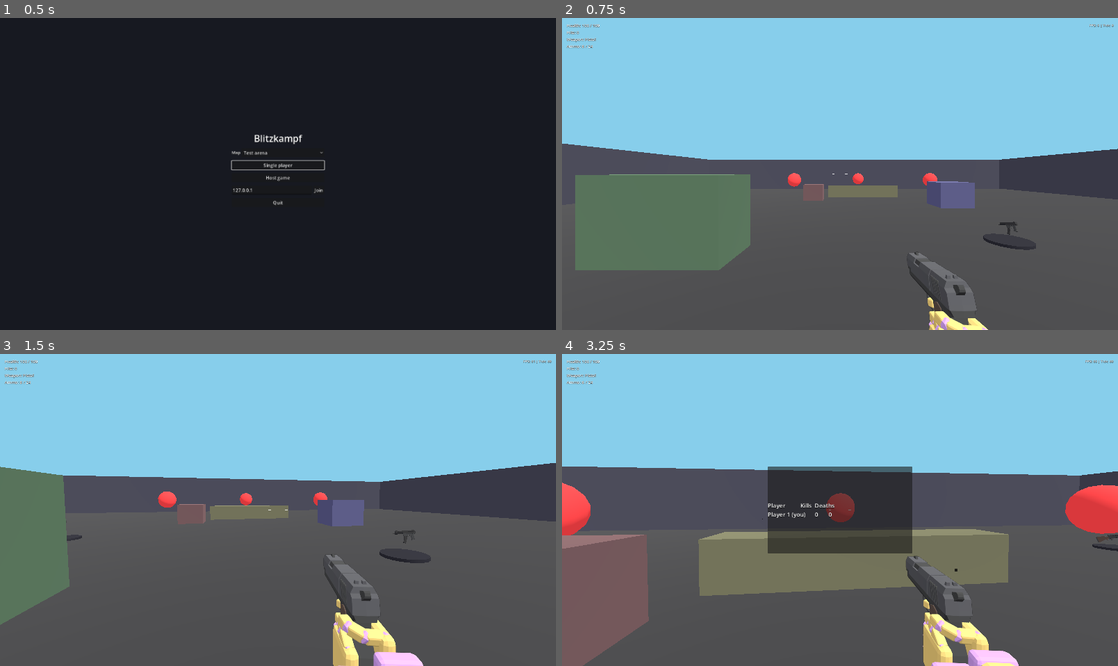
Above: before the commit, frames 1-4 (two rows, left to right).
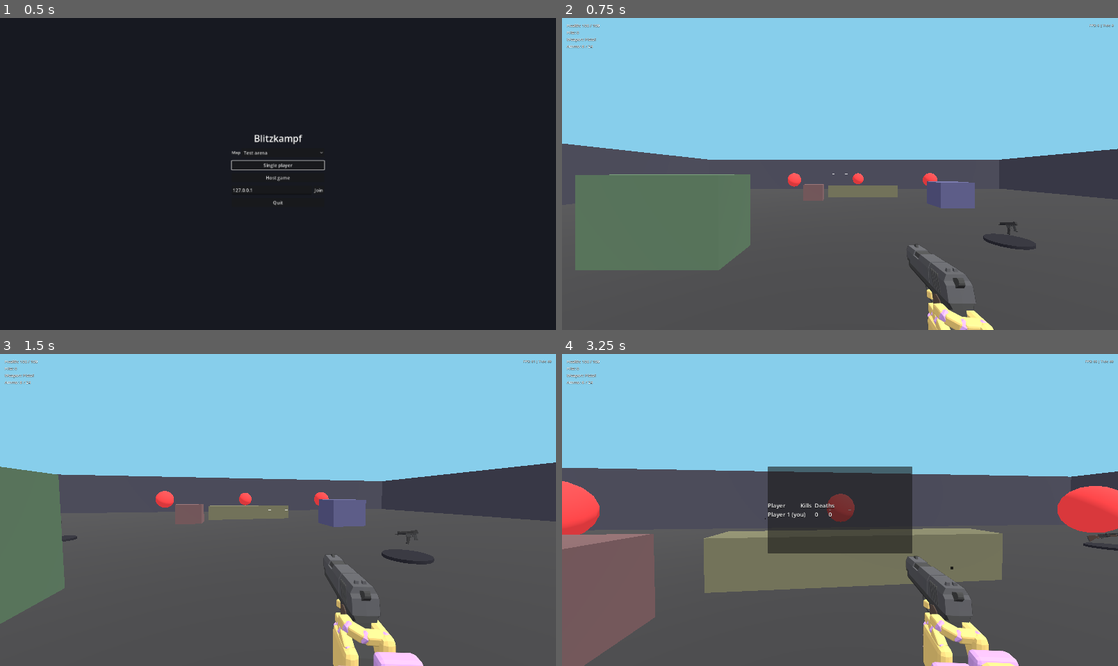
Above: after the commit, the same moments.

Repository: QuisVenator/blitzkampf-godot
Game: Godot game, scene res://scenes/ui/main_menu.tscn
Same seed, same stepped clock (60 frames per second), same inputs: the game is played once before the commit and once after it.
Inputs (mouse positions are in pixels of both pictures, inside the frame that each line leads up to):
- Up to frame 1 (0.5 s): no input
- Up to frame 2 (0.75 s): click "Single player" at 0.5 s
- Up to frame 3 (1.5 s): move the mouse to (305, 510) at 1.27 s; hold W (move_forward) from 1.28 s (still down); right-click (305, 510) at 1.35 s
- Up to frame 4 (3.25 s): keep holding W (move_forward); tap Space (jump) at 1.52, 1.82, 2.27, 2.57 s; click (867, 510) at 1.55 s; move the mouse to (812, 510) at 2.02 s; click (812, 510) at 2.1 s; tap Tab (scoreboard) at 2.3 s; move the mouse to (851, 503) at 2.77 s; hold Tab (scoreboard) from 2.78 s (still down); tap Shift (sprint) at 3.05 s

Frame 1 is identical in both runs. In frame 2, 1.3% of the frame differs, in the area x 62-78%, y 72-100%; in frame 3, 0.8%; in frame 4, 2.4%, in the area x 0-100%, y 36-100%.

Commit message:
Shotgun pellets, speed FOV boost, SMG recoil restarts every shot, shotgun net scenario (protocol 13); slide tuning

Diff:
--- a/resources/player/movement_settings.tres
+++ b/resources/player/movement_settings.tres
@@ -1,6 +1,9 @@
-[gd_resource type="Resource" script_class="MovementSettings" format=3]
+[gd_resource type="Resource" script_class="MovementSettings" format=3 uid="uid://b027na8cpqhsw"]
 
-[ext_resource type="Script" path="res://scripts/player/movement_settings.gd" id="1_script"]
+[ext_resource type="Script" uid="uid://bv6set8wvs8jw" path="res://scripts/player/movement_settings.gd" id="1_script"]
 
 [resource]
 script = ExtResource("1_script")
+slide_entry_speed = 13.0
+slide_friction = 2.0
+slide_sustain_duration = 0.2
--- a/resources/weapons/pistol.tres
+++ b/resources/weapons/pistol.tres
@@ -8,7 +8,6 @@
 script = ExtResource("1_script")
 id = &"pistol"
 display_name = "Pistol"
-map_bit = 0
 model = ExtResource("2_model")
 viewmodel = ExtResource("3_viewmodel")
 one_handed = true
--- a/resources/weapons/shotgun.tres
+++ b/resources/weapons/shotgun.tres
@@ -16,10 +16,12 @@
 ads_fov = 68.0
 ads_time = 0.2
 ads_sight_distance = 0.32
-damage = 50
+damage = 12
+pellets = 8
+pellet_spread_deg = 3.0
 magazine_size = 6
 reserve_ammo = 18
 reload_duration = 2.0
-ads_spread_deg = 0.5
-hip_spread_standing_deg = 4.0
-hip_spread_moving_deg = 6.0
+ads_spread_deg = 0.2
+hip_spread_standing_deg = 1.0
+hip_spread_moving_deg = 2.5
--- a/scenes/main.tscn
+++ b/scenes/main.tscn
@@ -7,31 +7,29 @@
 [ext_resource type="PackedScene" path="res://scenes/ui/scoreboard.tscn" id="7_scoreboard"]
 [ext_resource type="PackedScene" path="res://scenes/ui/debug_console.tscn" id="8_console"]
 
-[node name="Main" type="Node3D"]
+[node name="Main" type="Node3D" unique_id=1080613888]
 script = ExtResource("1_main")
 
-[node name="Map" type="Node3D" parent="."]
+[node name="Map" type="Node3D" parent="." unique_id=1220989485]
 
-[node name="Players" type="Node3D" parent="."]
+[node name="Players" type="Node3D" parent="." unique_id=1802755387]
 
-[node name="PlayerSpawner" type="MultiplayerSpawner" parent="."]
-_spawnable_scenes = PackedStringArray()
+[node name="PlayerSpawner" type="MultiplayerSpawner" parent="." unique_id=224246778]
 spawn_path = NodePath("../Players")
 
-[node name="DropSpawner" type="MultiplayerSpawner" parent="." groups=["drop_spawner"]]
-_spawnable_scenes = PackedStringArray()
+[node name="DropSpawner" type="MultiplayerSpawner" parent="." unique_id=1180120238 groups=["drop_spawner"]]
 spawn_path = NodePath("../Drops")
 
-[node name="Drops" type="Node3D" parent="." groups=["drops"]]
+[node name="Drops" type="Node3D" parent="." unique_id=347345980 groups=["drops"]]
 
-[node name="Scoreboard" parent="." instance=ExtResource("7_scoreboard")]
+[node name="Scoreboard" parent="." unique_id=371177667 instance=ExtResource("7_scoreboard")]
 players_path = NodePath("../Players")
 
-[node name="DebugConsole" parent="." instance=ExtResource("8_console")]
+[node name="DebugConsole" parent="." unique_id=1329546999 instance=ExtResource("8_console")]
 
-[node name="Hud" parent="." instance=ExtResource("4_hud")]
+[node name="Hud" parent="." unique_id=893929293 instance=ExtResource("4_hud")]
 
-[node name="PauseMenu" parent="." instance=ExtResource("6_pause")]
+[node name="PauseMenu" parent="." unique_id=101851807 instance=ExtResource("6_pause")]
 
-[node name="Sfx" type="Node" parent="."]
+[node name="Sfx" type="Node" parent="." unique_id=619806129]
 script = ExtResource("5_sfx")
--- a/scripts/net/net.gd
+++ b/scripts/net/net.gd
@@ -15,7 +15,7 @@
 const REJECT_GRACE := 0.2
 
 ## A client is accepted only when this matches the server's (builds must agree).
-var protocol_version := 12
+var protocol_version := 13
 
 var role := Role.OFFLINE
 var address := "127.0.0.1"
--- a/scripts/player/movement_settings.gd
+++ b/scripts/player/movement_settings.gd
@@ -90,6 +90,17 @@
 @export var crouch_eye_height := 1.0
 @export var eye_ease_time := 0.12
 
+@export_group("Speed FOV")
+## Extra vertical field of view (degrees) at `speed_fov_full_speed`, none at `speed_fov_threshold`
+## (in between it scales): the view widens while you are faster than a sprint (a slide's boost),
+## and relaxes back as the speed falls. Not while aiming down sights.
+@export var speed_fov_boost := 10.0
+@export var speed_fov_threshold := 10.0
+@export var speed_fov_full_speed := 12.0
+## How quickly the view widens and relaxes (rates, 1/s; higher = faster).
+@export var speed_fov_attack := 14.0
+@export var speed_fov_release := 3.5
+
 @export_group("Look and feedback")
 @export var mouse_sensitivity := 0.0022
 @export var footstep_distance := 2.2
--- a/scripts/player/player.gd
+++ b/scripts/player/player.gd
@@ -151,6 +151,8 @@
 var _wall_normal := Vector2.ZERO  # horizontal, pointing from the wall toward the body
 var _wall_time := 0.0
 var _wall_cooldown := 0.0
+## Extra camera FOV (degrees) from speed (see `MovementSettings.speed_fov_boost`); the weapon manager adds it to the camera's FOV.
+var speed_fov_boost := 0.0
 var _view_roll := 0.0  # camera roll (radians) while wall running, local view only
 var _distance_since_step := 0.0
 var _eye_height := 0.0
@@ -273,6 +275,7 @@
 		_error_offset = _error_offset.lerp(Vector3.ZERO, 1.0 - exp(-ERROR_SMOOTH_RATE * delta))
 		_settle_step_offset(delta)
 		_settle_view_roll(delta)
+		_settle_speed_fov(delta)
 	elif not is_multiplayer_authority():
 		_interpolate_remote()
 	if is_local or is_multiplayer_authority():
@@ -559,6 +562,14 @@
 	_step_pending = 0.0
 
 
+## Widens the field of view while moving faster than `speed_fov_threshold`, quickly on the way up and slowly back.
+func _settle_speed_fov(delta: float) -> void:
+	var amount := clampf(inverse_lerp(settings.speed_fov_threshold, settings.speed_fov_full_speed, horizontal_speed()), 0.0, 1.0)
+	var target := settings.speed_fov_boost * amount if alive else 0.0
+	var rate := settings.speed_fov_attack if target > speed_fov_boost else settings.speed_fov_release
+	speed_fov_boost = lerpf(speed_fov_boost, target, 1.0 - exp(-rate * delta))
+
+
 ## Leans the view away from the wall during a wall run and back afterwards.
 func _settle_view_roll(delta: float) -> void:
 	var target := 0.0
--- a/scripts/weapons/weapon_definition.gd
+++ b/scripts/weapons/weapon_definition.gd
@@ -34,8 +34,13 @@
 @export var ads_sight_distance := 0.42
 
 @export_group("Damage")
-## Health removed per hit (one ray per shot).
+## Health removed per hit; a shot fires `pellets` rays, each doing this much (a shotgun's pellets add up).
 @export var damage := 25
+## Rays per shot.
+@export var pellets := 1
+## Extra cone half-angle (degrees) each pellet is scattered in around the aimed direction, on top of
+## the aim spread below (0 for a single bullet). The crosshair shows both added.
+@export var pellet_spread_deg := 0.0
 
 @export_group("Ammo")
 @export var magazine_size := 8
--- a/scripts/weapons/weapon_manager.gd
+++ b/scripts/weapons/weapon_manager.gd
@@ -85,6 +85,7 @@
 var _aiming := false
 var _pose_tween: Tween
 var _hip_fov := 75.0
+var _view_fov := 75.0  # the aim tween's FOV; the camera shows it plus the player's speed boost
 
 @onready var _player: Player = get_parent()
 @onready var _camera: Camera3D = $"../Head/Camera3D"
@@ -93,6 +94,7 @@
 
 func _ready() -> void:
 	_hip_fov = _camera.fov
+	_view_fov = _hip_fov
 	if _player.is_local:
 		# Weapons are drawn by a camera of their own (see `ViewmodelView`).
 		var view := VIEWMODEL_VIEW.instantiate() as ViewmodelView
@@ -116,6 +118,17 @@
 		_rpc_request_state.rpc_id(1)
 
 
+## The camera shows the aim tween's FOV plus the player's speed boost.
+func _process(_delta: float) -> void:
+	if not _player.is_local:
+		return
+	# The boost fades out as the sights come up.
+	var hip_share := 1.0
+	if primary and primary.definition:
+		hip_share = clampf(inverse_lerp(primary.definition.ads_fov, _hip_fov, _view_fov), 0.0, 1.0)
+	_camera.fov = _view_fov + _player.speed_fov_boost * hip_share
+
+
 ## True while any weapon is reloading or waiting to; firing is blocked meanwhile.
 func is_reloading() -> bool:
 	return primary.is_reloading() or secondary.is_reloading() or not _reload_queue.is_empty()
@@ -264,8 +277,10 @@
 			slot.pending_shots.append(Time.get_ticks_msec())
 			slot.in_mag -= 1
 			ammo_changed.emit(slot_index, slot.in_mag, slot.reserve)
-			var shot := _trace(slot, false)
-			_show_shot(slot.definition.id, shot["muzzle"], shot["end"], shot["normal"])
+			var shots := _trace(slot, false)
+			for index in shots.size():
+				var shot: Dictionary = shots[index]
+				_show_shot(slot.definition.id, shot["muzzle"], shot["end"], shot["normal"], index == 0)
 			_kick_recoil(slot)
 			fired.emit(slot.definition)
 
@@ -336,7 +351,7 @@
 	_pose_tween = create_tween().set_parallel().set_trans(Tween.TRANS_SINE).set_ease(Tween.EASE_OUT)
 	_pose_tween.tween_property(primary.holder, "position", target_position, definition.ads_time)
 	_pose_tween.tween_property(primary.holder, "rotation:y", target_yaw, definition.ads_time)
-	_pose_tween.tween_property(_camera, "fov", target_fov, definition.ads_time)
+	_pose_tween.tween_property(self, "_view_fov", target_fov, definition.ads_time)
 
 
 func _update_spread() -> void:
@@ -350,47 +365,62 @@
 			slot.spread_deg = slot.definition.hip_spread_moving_deg
 		else:
 			slot.spread_deg = slot.definition.hip_spread_standing_deg
-		widest = maxf(widest, slot.spread_deg)
+		widest = maxf(widest, slot.spread_deg + slot.definition.pellet_spread_deg)
 	if not is_equal_approx(widest, _crosshair_spread_deg):
 		_crosshair_spread_deg = widest
 		spread_changed.emit(widest)
 
 
 func _fire(slot: WeaponSlot) -> void:
-	var shot := _trace(slot, true)
+	var shots := _trace(slot, true)
 	var id := slot.definition.id
-	_show_shot(id, shot["muzzle"], shot["end"], shot["normal"])
-	_rpc_shot.rpc(id, shot["muzzle"], shot["end"], shot["normal"])
-	var hit: Dictionary = shot["hit"]
-	if not hit.is_empty():
-		var collider: Object = hit["collider"]
-		if collider.has_method(&"take_damage"):
-			collider.take_damage(slot.definition.damage, _player)
-			hit_confirmed.emit()
+	# A shot's pellets hitting the same target add up to one hit (one `take_damage`, one hit marker).
+	var damage_dealt := {}
+	for index in shots.size():
+		var shot: Dictionary = shots[index]
+		_show_shot(id, shot["muzzle"], shot["end"], shot["normal"], index == 0)
+		_rpc_shot.rpc(id, shot["muzzle"], shot["end"], shot["normal"], index == 0)
+		var hit: Dictionary = shot["hit"]
+		if not hit.is_empty():
+			var collider: Object = hit["collider"]
+			if collider.has_method(&"take_damage"):
+				damage_dealt[collider] = damage_dealt.get(collider, 0) + slot.definition.damage
+	for collider: Object in damage_dealt:
+		collider.take_damage(damage_dealt[collider], _player)
+	if not damage_dealt.is_empty():
+		hit_confirmed.emit()
 
 	_last_fired_slot = _slots.find(slot)
 	_kick_recoil(slot)
 	fired.emit(slot.definition)
 
 
-## Where a shot from `slot` goes: its muzzle, end point, surface normal (zero = no
-## hit) and the raw ray hit. The spread roll is seeded by the frame's sequence number
-## and the hand, so the owning client's predicted shot takes exactly the path the
-## server's will. `compensated` is for the server (see `_cast_ray`).
-func _trace(slot: WeaponSlot, compensated: bool) -> Dictionary:
+## Where a shot from `slot` goes: one entry per pellet with its muzzle, end point, surface
+## normal (zero = no hit) and the raw ray hit. The spread rolls are seeded by the frame's
+## sequence number and the hand, so the owning client's predicted shot takes exactly the
+## paths the server's will (the aim roll first, then each pellet's). `compensated` is for
+## the server (see `_cast_ray`).
+func _trace(slot: WeaponSlot, compensated: bool) -> Array[Dictionary]:
 	var origin := _camera.global_position
 	var rng := RandomNumberGenerator.new()
 	rng.seed = hash(_frame.sequence * 2 + _slots.find(slot))  # hashed: nearby seeds give similar first rolls
-	var direction := _apply_spread(-_camera.global_basis.z, _camera.global_basis, slot.spread_deg, rng)
-	var hit := _cast_ray(origin, direction, compensated)
-
-	var muzzle := origin + direction * MUZZLE_FALLBACK_DISTANCE
+	var aim := _apply_spread(-_camera.global_basis.z, _camera.global_basis, slot.spread_deg, rng)
+	var muzzle := origin + aim * MUZZLE_FALLBACK_DISTANCE
 	var muzzle_marker := slot.muzzle_marker()
 	if muzzle_marker:
 		muzzle = muzzle_marker.global_position
-	if hit.is_empty():
-		return {"muzzle": muzzle, "end": origin + direction * MAX_RANGE, "normal": Vector3.ZERO, "hit": hit}
-	return {"muzzle": muzzle, "end": hit["position"], "normal": hit["normal"], "hit": hit}
+
+	var definition := slot.definition
+	var pellet_basis := Basis.looking_at(aim, _camera.global_basis.y)
+	var shots: Array[Dictionary] = []
+	for i in definition.pellets:
+		var direction := _apply_spread(aim, pellet_basis, definition.pellet_spread_deg, rng)
+		var hit := _cast_ray(origin, direction, compensated)
+		if hit.is_empty():
+			shots.append({"muzzle": muzzle, "end": origin + direction * MAX_RANGE, "normal": Vector3.ZERO, "hit": hit})
+		else:
+			shots.append({"muzzle": muzzle, "end": hit["position"], "normal": hit["normal"], "hit": hit})
+	return shots
 
 
 ## The first thing a bullet hits, shaped like `intersect_ray`'s result. For a shooter
@@ -460,7 +490,8 @@
 	var scene := slot.viewmodel as WeaponViewmodel
 	var ads_animation: StringName = &"fire_ads" if _aiming and slot == primary else &"fire"
 	if scene and scene.has_animation(ads_animation):
-		scene.play(ads_animation)
+		# The kick must be over by the next shot, or a fast weapon restarts it halfway through every time.
+		scene.play(ads_animation, minf(scene.animation_length(ads_animation), slot.definition.fire_cooldown))
 		return
 	if slot.recoil_tween:
 		slot.recoil_tween.kill()
@@ -668,22 +699,23 @@
 			_rpc_event.rpc_id(peer, EVENT_PICKED_UP))
 
 
-func _show_shot(id: StringName, from: Vector3, to: Vector3, normal: Vector3) -> void:
+## `with_sound`: only the first pellet of a shot makes the (positional) shot sound.
+func _show_shot(id: StringName, from: Vector3, to: Vector3, normal: Vector3, with_sound: bool) -> void:
 	_effects.spawn_tracer(from, to)
 	if normal != Vector3.ZERO:
 		_effects.spawn_impact(to, normal)
-	if not _player.is_local:
+	if with_sound and not _player.is_local:
 		var definition := WeaponCatalog.get_default().find(id)
 		heard.emit(&"fire", from, definition.fire_pitch_scale if definition else 1.0)
 
 
 ## Everyone but the server: a bullet's tracer and impact (zero normal = no hit),
-## and the shot's sound for players other than the shooter.
+## and the shot's sound for players other than the shooter (a shotgun sends one per pellet).
 @rpc("authority", "call_remote", "unreliable")
-func _rpc_shot(id: StringName, from: Vector3, to: Vector3, normal: Vector3) -> void:
+func _rpc_shot(id: StringName, from: Vector3, to: Vector3, normal: Vector3, with_sound: bool) -> void:
 	if _player.is_local:
 		return  # the owner already saw its own predicted tracer
-	_show_shot(id, from, to, normal)
+	_show_shot(id, from, to, normal, with_sound)
 
 
 ## Server: other players hear this too (reloads, pickups).
--- a/scripts/weapons/weapon_viewmodel.gd
+++ b/scripts/weapons/weapon_viewmodel.gd
@@ -23,6 +23,13 @@
 	var length := _animations.get_animation(animation).length
 	_animations.speed_scale = length / duration if duration > 0.0 else 1.0
 	_animations.play(animation)
+	# `play` leaves an animation that is still (just) playing alone, which dropped every other kick of a fast weapon.
+	_animations.seek(0.0, true)
+
+
+## Seconds `animation` lasts at normal speed (0 if there is none).
+func animation_length(animation: StringName) -> float:
+	return _animations.get_animation(animation).length if has_animation(animation) else 0.0
 
 
 func has_animation(animation: StringName) -> bool:
--- /dev/null
+++ b/tools/net_scenarios/shotgun.gd
@@ -0,0 +1,53 @@
+extends NetScenario
+## Client 0 shoots client 1 with a shotgun at close range: the server rolls the pellets (the
+## shooter's client rolled the same ones for its tracers), the pellets' damage adds up to one
+## hit, and the victim's client hears one gunshot per shot, not one per pellet.
+
+
+func run_server() -> void:
+	await wait_until(func() -> bool: return players().size() == 2)
+	await wait_seconds(0.5)
+	var shooter := players()[0]
+	var victim := players()[1]
+	shooter.teleport(Vector3(10, 0, 6), 0.0)
+	victim.teleport(Vector3(10, 0, 2), 0.0)
+	var weapons := shooter.get_node("WeaponManager") as WeaponManager
+	weapons.equip(WeaponManager.PRIMARY, load("res://resources/weapons/shotgun.tres"))
+	var shots := [0]
+	weapons.fired.connect(func(_definition: WeaponDefinition) -> void: shots[0] += 1)
+	await wait_until(func() -> bool: return victim.health < 100, 15.0)
+	var first_damage := 100 - victim.health
+	check("one shotgun shot hurt the victim with several pellets (%d damage)" % first_damage, first_damage >= 48 and first_damage % 12 == 0)
+	var dead := await wait_until(func() -> bool: return not victim.alive, 15.0)
+	check("and the next shot killed it", dead and shots[0] <= 3)
+	await wait_until(func() -> bool: return players().is_empty(), 25.0)
+
+
+func run_client() -> void:
+	await wait_until(func() -> bool: return players().size() == 2)
+	var me := main.local_player
+	var scripted := script_local_player()
+	await wait_until(func() -> bool: return me.global_position.x > 9.0)
+	if me.global_position.z > 5.0:
+		scripted.frame.yaw = 0.0
+		# Wait for the server to put the shotgun in our hands.
+		var weapons := me.get_node("WeaponManager") as WeaponManager
+		await wait_until(func() -> bool: return weapons.primary.definition != null and weapons.primary.definition.id == &"shotgun")
+		await wait_seconds(0.3)
+		var effects := weapons.get_node("ShotEffects")
+		var before := effects.get_child_count()
+		scripted.frame.fire = true
+		await wait_seconds(0.15)
+		scripted.frame.fire = false
+		check("the shooter sees all pellets' tracers at once", effects.get_child_count() - before >= weapons.primary.definition.pellets)
+		scripted.frame.fire = true
+		await wait_seconds(3.0)
+		scripted.frame.fire = false
+	else:
+		var shooter: Player = players().filter(func(p: Player) -> bool: return not p.is_local)[0]
+		var heard: Array[StringName] = []
+		(shooter.get_node("WeaponManager") as WeaponManager).heard.connect(func(sound: StringName, _at: Vector3, _pitch: float) -> void: heard.append(sound))
+		await wait_until(func() -> bool: return not me.alive, 15.0)
+		var shots_heard := heard.count(&"fire")
+		check("the victim hears a gunshot per shot, not per pellet (%d heard)" % shots_heard, shots_heard >= 1 and shots_heard <= 4)
+		await wait_seconds(0.5)
--- a/tools/net_test.gd
+++ b/tools/net_test.gd
@@ -13,6 +13,7 @@
 	["map_sync", 1, [], ["--server", "--map=test_arena_map"]],
 	["two_clients", 2, [], ["--server"]],
 	["shoot", 2, [], ["--server"]],
+	["shotgun", 2, [], ["--server"]],
 	["weapons", 1, [], ["--server"]],
 	["prediction", 1, ["--net-lag=80", "--net-loss=3"], ["--server"]],
 	["wallrun", 1, ["--net-lag=80", "--net-loss=3"], ["--server"]],
--- a/tools/smoke_test.gd
+++ b/tools/smoke_test.gd
@@ -48,6 +48,7 @@
 	await _frames(3)
 	_check("slide started", _player.stance == Player.Stance.SLIDING)
 	_check("slide speed >= 10.9", _player.horizontal_speed() >= 10.9)
+	_check("the view widens in a fast slide (fov %.1f)" % _player.camera.fov, _player.camera.fov > 80.0)
 	await _frames(20)
 	var mid_slide := _player.horizontal_speed()
 	await _frames(20)
@@ -59,6 +60,8 @@
 	_check("stands after releasing crouch", _player.stance == Player.Stance.STANDING)
 	await _frames(10)
 	_check_near("instant stop on no input", _player.horizontal_speed(), 0.0, 0.01)
+	await _frames(100)
+	_check("the view relaxes back when slow (fov %.1f)" % _player.camera.fov, _player.camera.fov < 75.5)
 
 	# Jump.
 	Input.action_press(&"jump")
@@ -131,6 +134,7 @@
 	await _test_ledge()
 	await _test_stairs()
 	await _test_wall_run()
+	await _test_shotgun_and_smg()
 	await _test_akimbo()
 	await _test_pause()
 	await _test_bot()
@@ -320,6 +324,39 @@
 
 
 ## Akimbo: pairing one-handed weapons, per-hand firing, F/G replacement, two-handed pickups.
+## The shotgun fires all its pellets (a tracer and an impact mark each, against a wall); the SMG's
+## recoil animation restarts with every shot (it once showed only every other one).
+func _test_shotgun_and_smg() -> void:
+	_player.teleport(Vector3(0, 0, 8), 0.0)
+	await _frames(10)
+	var shotgun: WeaponDefinition = load("res://resources/weapons/shotgun.tres")
+	_weapons.equip(WeaponManager.PRIMARY, shotgun)
+	await _frames(40)
+	var effects := _weapons.get_node("ShotEffects")
+	var before := effects.get_child_count()
+	await _press(&"fire")
+	_check("a shotgun shot fires %d pellets (tracer + mark each)" % shotgun.pellets, effects.get_child_count() - before == shotgun.pellets * 2)
+
+	var smg: WeaponDefinition = load("res://resources/weapons/smg.tres")
+	_weapons.equip(WeaponManager.PRIMARY, smg)
+	await _frames(60)
+	var rig := _weapons.primary.viewmodel.get_node("Rig") as Node3D
+	var shots: Array[int] = [0]
+	_weapons.fired.connect(func(_definition: WeaponDefinition) -> void: shots[0] += 1)
+	var kicks := 0
+	var was_kicking := false
+	Input.action_press(&"fire")
+	for i in 42:
+		await _frames(1)
+		var kicking := rig.position.z > 0.03
+		kicks += 1 if kicking and not was_kicking else 0
+		was_kicking = kicking
+	Input.action_release(&"fire")
+	_check("the SMG recoils on every shot (%d kicks, %d shots)" % [kicks, shots[0]], shots[0] >= 6 and absi(kicks - shots[0]) <= 1)
+	_weapons.equip(WeaponManager.PRIMARY, load("res://resources/weapons/pistol.tres"))
+	await _frames(40)
+
+
 func _test_akimbo() -> void:
 	var pistol: WeaponDefinition = load("res://resources/weapons/pistol.tres")
 	var smg: WeaponDefinition = load("res://resources/weapons/smg.tres")
Not shown, added: tools/net_scenarios/shotgun.gd.uid
Not shown, changed: AGENTS.md
Not shown, changed: TODO.md
